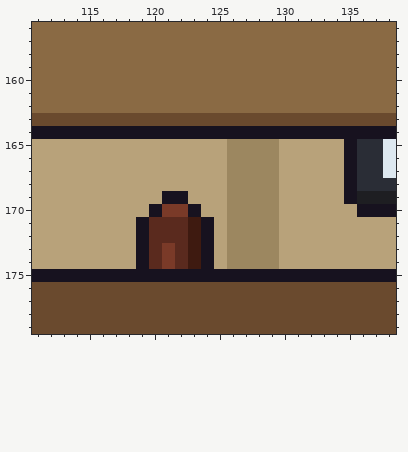
File history of a pixel-art file, office/site_trailer_office_a.aseprite. This is how it looked before the edit.
320x320 pixels, 1 frame. Colours within 5 levels of each other are drawn and written as one. Shown: x 111..138, y 156..179.
New version:
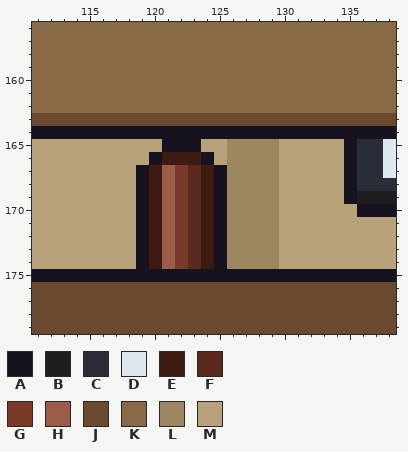
Palette (. is transparent): A #17121f  B #1e1e22  C #2a2d36  D #dde8f0  E #3e1a10  F #5a2a1e  G #7a3a28  H #9c5c4a  J #6a4a2e  K #8a6a44  L #9c8760  M #b8a27a
The edit:
Layer "Chair":
y 165: x 121..123 MMM -> AAA
y 166: x 120..124 MMMMM -> AEEEA
y 167..168: x 119..125 MMMMMMM -> AEHGFEA
y 169: x 119..125 MMAAMMM -> AEHGFEA
y 170: x 119..121 MAG -> AEH; x 123..125 AMM -> FEA
y 171..172: x 120..125 FFFEAM -> EHGFEA
y 173..174: x 120..125 FGFEAM -> EHGFEA
Pixel boxes of the changes (left, top, right, bottom) in both pictures:
changed: (136, 139, 227, 269)
